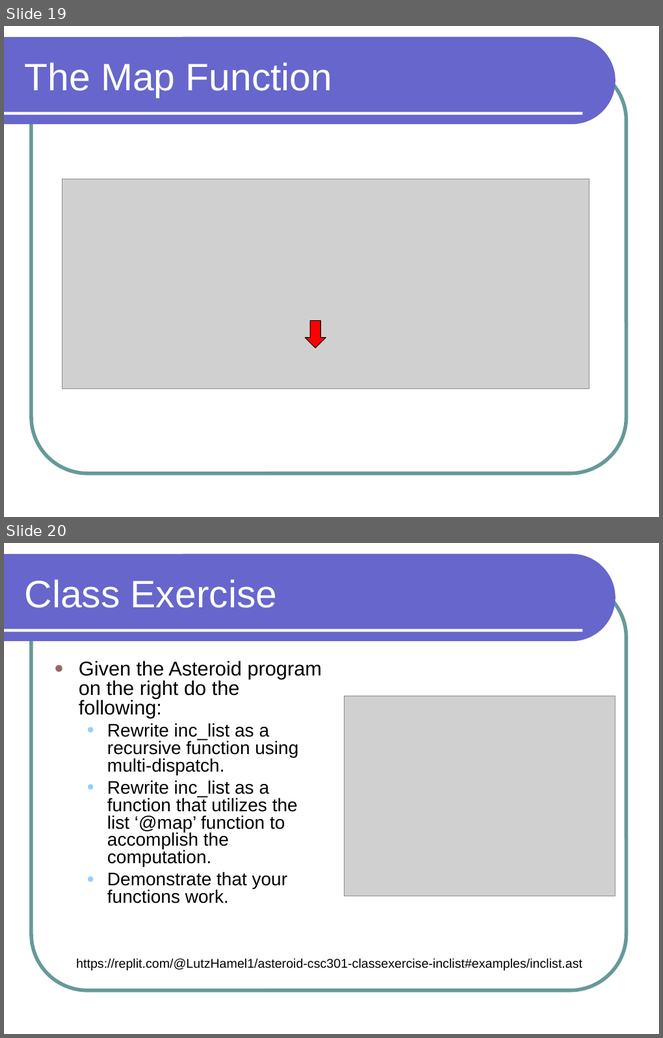
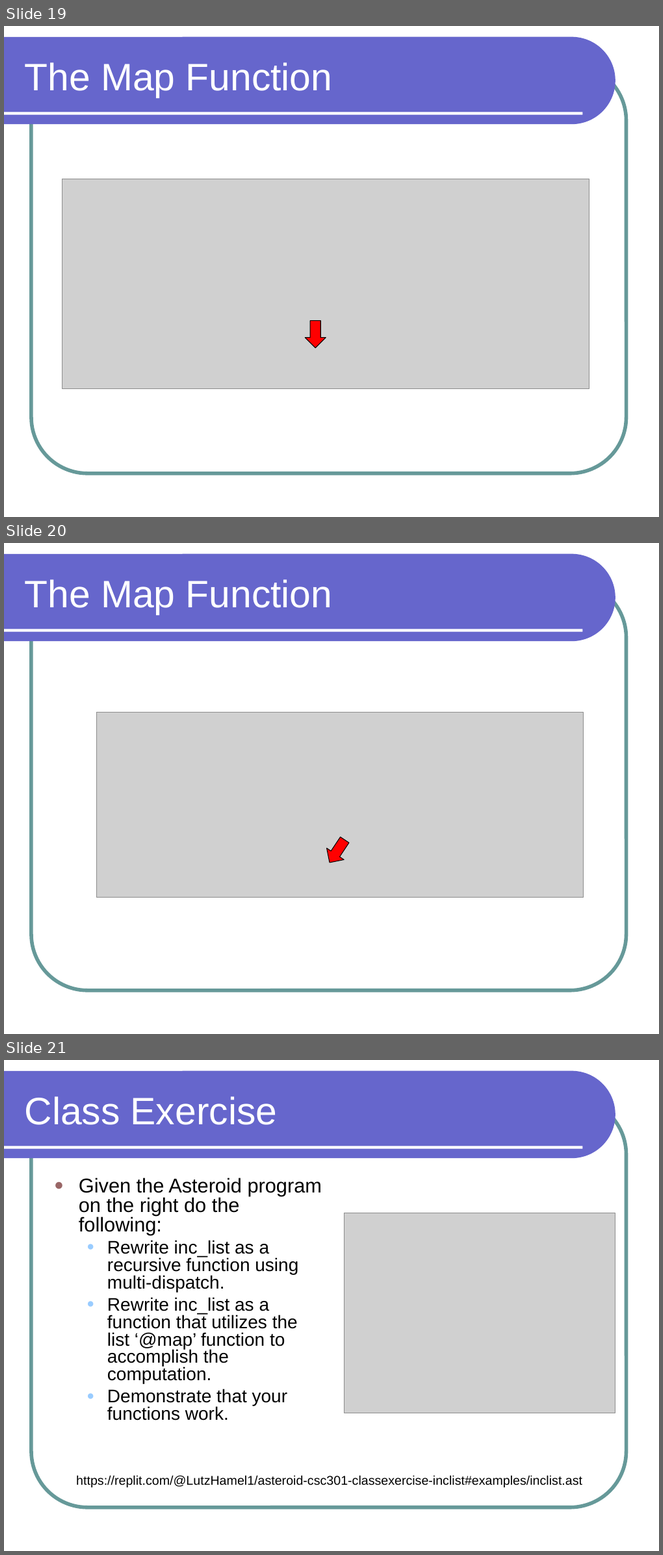
Before and after one commit to lutzhamel/CSC301, a slide deck: notes/csc301-ln014.ppt. Shown one above the other, each under a label of ours: slides 19 and 20 before the commit, slides 19, 20 and 21 after it. The pictures are 663x1038 and 663x1555 pixels, drawn with LibreOffice and Linux fonts; fonts in the diff are those of the drawing; grey boxes stand for pictures. Boxes give left, top, right and bottom in pixels: in the first picture for what was removed or moved away, otherwise in the second. Text is boxed around its words. In the diff, an @@ line names an element or a change of style, - is before the commit and + after.

```diff
--- a/notes/csc301-ln014.ppt
+++ b/notes/csc301-ln014.ppt
@@ slide 20 added at (4,543,659,1034), background #FFFFFF; not listed: 3 template elements that a slide beside it also shows @@
@@ title added at (25,579,332,615), 42 pt, text #FFFFFF @@
+The Map Function
@@ picture added at (97,712,584,897) @@
@@ down arrow added at (321,834,354,869), fill #FF0000, outline #000000 0.74 pt @@
@@ what was slide 20 is now slide 21 @@
```
Also in this commit, not shown: 2 other files.
